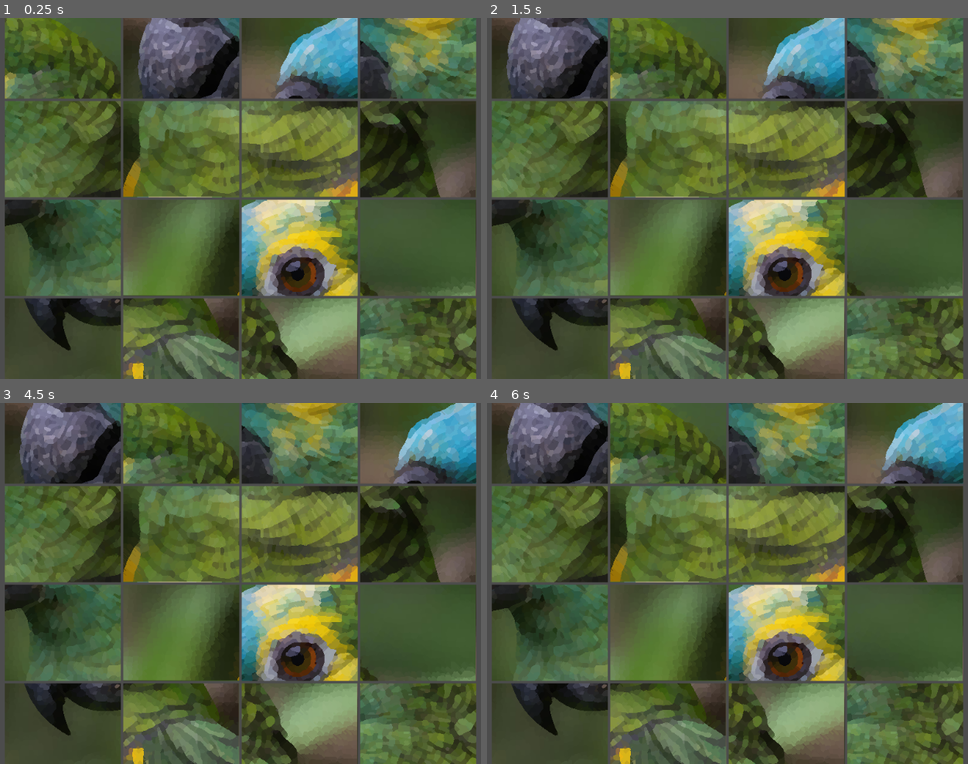
Above: before the commit, frames 1-4 (two rows, left to right).
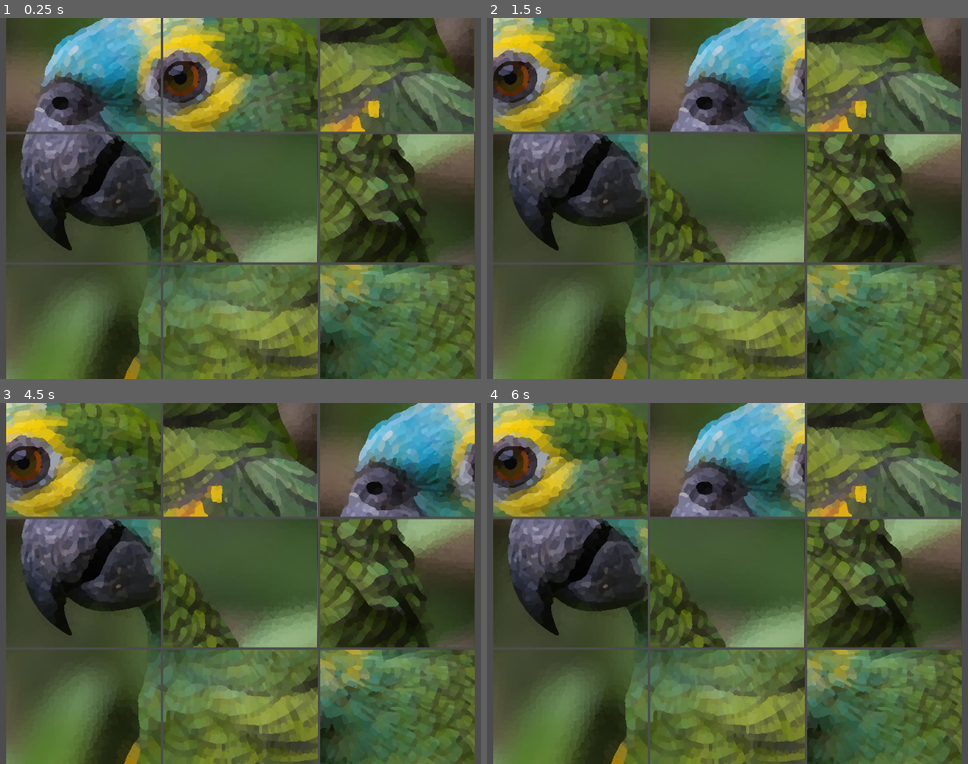
Above: after the commit, the same moments.

Repository: pheamit/shuffle
Game: Godot game, scene res://scenes/main.tscn
The game is run twice, just before and just after one commit, with the same random seed, the same clock (stepped at 60 frames per second) and the same inputs.
Inputs (mouse positions are in pixels of both pictures, inside the frame that each line leads up to; where the layout moved, square brackets give the same spot in the first picture):
- Up to frame 1 (0.25 s): no input
- Up to frame 2 (1.5 s): click (568, 68) [549, 50] at 0.5 s; click (669, 50) at 1.27 s
- Up to frame 3 (4.5 s): click (62, 435) at 2.02 s; click (81, 453) at 2.77 s; click (298, 435) at 3.52 s; click (399, 453) at 4.27 s
- Up to frame 4 (6 s): click (727, 453) at 5.02 s; click (905, 435) at 5.77 s

The runs differ from the first frame. In frame 1, 79% of the frame differs, in the area x 0-100%, y 0-100%; in frame 2, 79%; in frame 3, 78%; in frame 4, 78%.

Commit message:
Add texture prep functions

Diff:
--- a/scenes/main.tscn
+++ b/scenes/main.tscn
@@ -6,7 +6,6 @@
 anchor_right = 1.0
 anchor_bottom = 1.0
 script = ExtResource( 1 )
-columns = 4
 
 [node name="GridContainer" type="GridContainer" parent="."]
 anchor_left = 0.5
--- a/scripts/main.gd
+++ b/scripts/main.gd
@@ -90,12 +90,20 @@
 		var file_name = dir.get_next()
 		while file_name != "":
 			if !dir.current_is_dir() && !file_name.ends_with("import"):
-#				print("Found file: " + path + file_name)
-				var image: Image = Image.new()
-				var tex: ImageTexture = ImageTexture.new()
-				image.load(path + file_name)
-				tex.create_from_image(image)
-				textures.append(tex)
+				textures.append(prep_tex(path + file_name))
 			file_name = dir.get_next()
 	else:
 		print("An error occurred when trying to access the path.")
+
+func prep_tex(path: String) -> ImageTexture:
+	var tex: ImageTexture = ImageTexture.new()
+	var image: Image = Image.new()
+	image.load(path)
+	tex.create_from_image(image)
+	return tex
+
+func prep_sliced_textures(textures: Array) -> Array:
+	var result = []
+	for tex in textures:
+		result.append(slice_texture(tex, columns, columns))
+	return result
